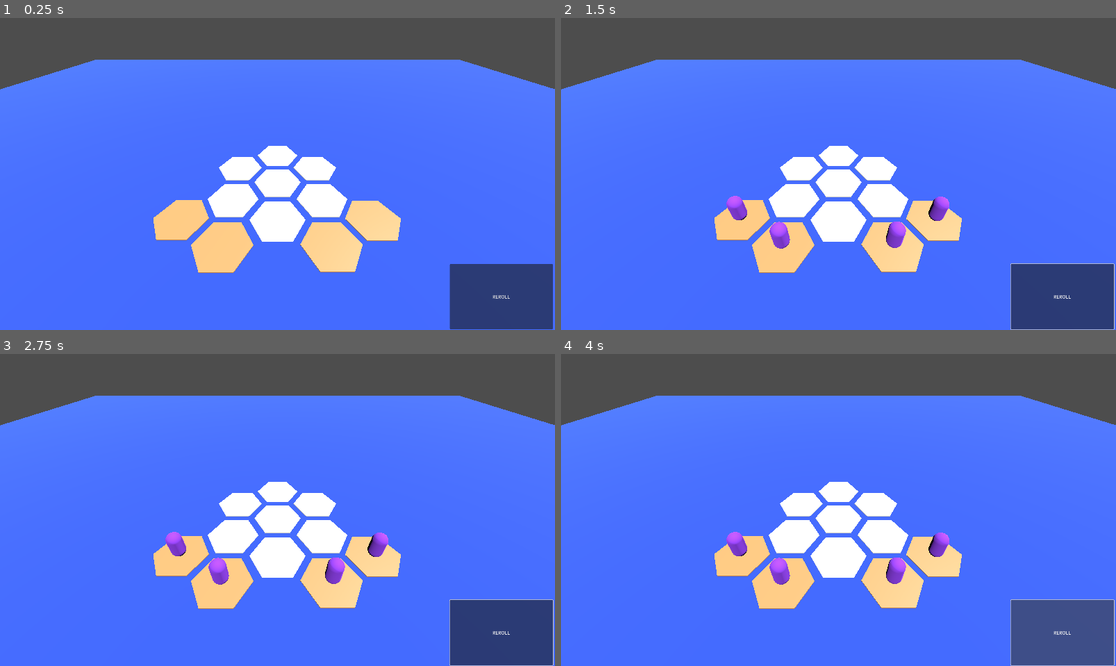
Above: before the commit, frames 1-4 (two rows, left to right).
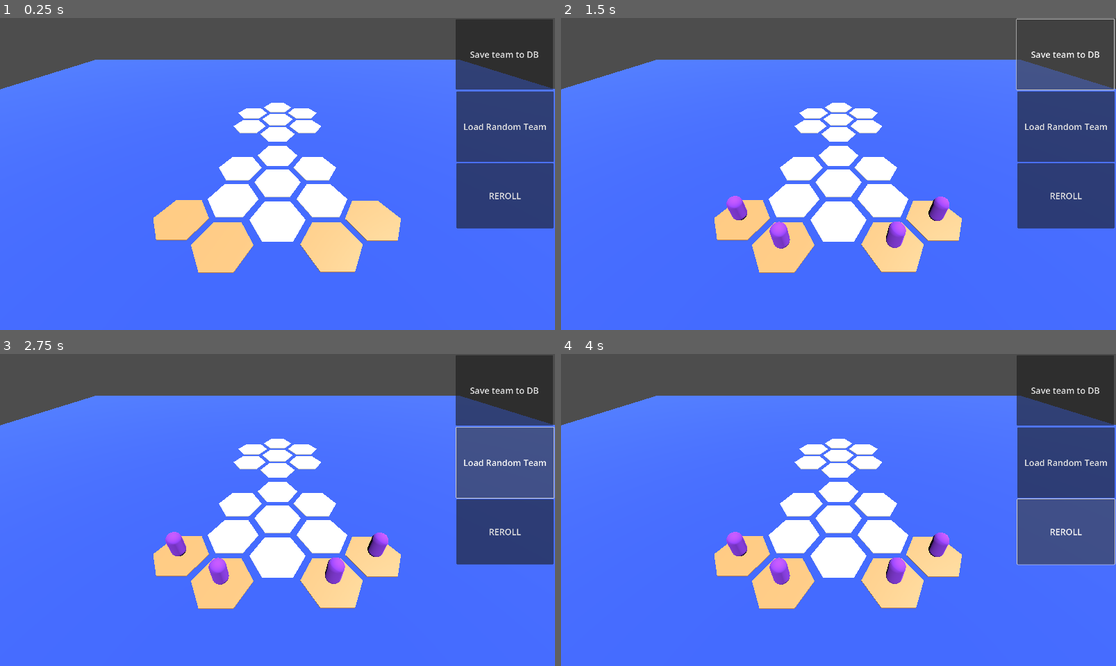
Above: after the commit, the same moments.

Repository: andrewdlanham/untitled-auto-battler
Game: Godot game, scene res://main.tscn
Same seed, same stepped clock (60 frames per second), same inputs: the game is played once before the commit and once after it.
Inputs (mouse positions are in pixels of both pictures, inside the frame that each line leads up to):
- Up to frame 1 (0.25 s): no input
- Up to frame 2 (1.5 s): click "REROLL" at 0.5 s; click (1066, 55) at 1.25 s, where only the run after the commit has a clickable "Save team to DB"
- Up to frame 3 (2.75 s): click (505, 463) at 2 s, where only the run after the commit has a clickable "Load Random Team"
- Up to frame 4 (4 s): click "REROLL" at 2.75 s; click "REROLL" at 3.5 s

The runs differ from the first frame. In frame 1, 17% of the frame differs, in the area x 42-100%, y 0-100%; in frame 2, 14%; in frame 3, 17%; in frame 4, 17%.
Error after the commit: Compile Error: (res://data_manager.gd:-1)

Commit message:
Added basic database functions
- Save current team to DB
- Load random team from DB

Diff:
--- a/auto-battler/Units/test-unit.tscn
+++ b/auto-battler/Units/test_unit.tscn
@@ -13,7 +13,8 @@
 height = 1.0
 
 [node name="Test Unit" type="Node3D"]
-script = ExtResource("1_v3j0k")
+script = ExtResource("1_xj3mh")
+unit_name = "test_unit"
 
 [node name="HealthLabel" type="Label3D" parent="."]
 transform = Transform3D(1, 0, 0, 0, 1, 0, 0, 0, 1, 0, 0.87589, 0)
--- a/auto-battler/Units/unit.gd
+++ b/auto-battler/Units/unit.gd
@@ -5,6 +5,7 @@
 @export var health : float = 100.00
 @export var cost : int = 1
 @export var rarity : int = 1
+@export var attack_range : int = 1
 @onready var health_label: Label3D = $HealthLabel
 
 var current_hex : Hex
@@ -16,3 +17,21 @@
 # Called every frame. 'delta' is the elapsed time since the previous frame.
 func _process(_delta: float) -> void:
 	pass
+
+func snap_to_nearest_hex():
+	var closest_snap_point = null
+	var closest_snap_distance = INF
+	for snap_point in get_tree().get_nodes_in_group("Snap Points"):
+		var snap_point_origin = snap_point.global_transform.origin
+		var distance_to_snap_point = self.position.distance_to(snap_point_origin)
+		if distance_to_snap_point < closest_snap_distance:
+			closest_snap_distance = distance_to_snap_point
+			closest_snap_point = snap_point
+
+	# Snap to hex
+	self.position = closest_snap_point.global_transform.origin
+
+	# Set reference to unit on hex
+	self.current_hex.unit_on_hex = null
+	closest_snap_point.get_parent().unit_on_hex = self
+	self.current_hex = closest_snap_point.get_parent()
--- /dev/null
+++ b/auto-battler/data_manager.gd
@@ -0,0 +1,89 @@
+extends Node
+
+var request_headers
+
+func _ready():
+	%HTTPRequest.request_completed.connect(_on_request_completed)
+
+	request_headers = [
+		"apikey: " + DBFunc.SUPABASE_KEY,
+		"Authorization: Bearer " + DBFunc.SUPABASE_KEY,
+		"Content-Type: application/json"
+	]
+
+	var url = DBFunc.SUPABASE_URL + "/rest/v1/Teams?select=*"
+
+func get_unit_info(unit : Unit):
+	var unit_info = {
+		"unit_name" : unit.unit_name,
+		"hex_id" : unit.current_hex.hex_id
+		}
+	return unit_info
+
+func get_unit_info_array():
+	var unit_info_array = []
+	for unit in %PlayerUnits.get_children():
+		unit_info_array.append(get_unit_info(unit))
+	return unit_info_array
+
+func _on_store_team_in_db_pressed() -> void:
+	store_team_in_db()
+
+func _on_load_random_team_pressed() -> void:
+
+	%HTTPRequest.request_completed.connect(_on_get_random_team_completed)
+	var url = DBFunc.SUPABASE_URL + "/rest/v1/rpc/get_random_team"
+	%HTTPRequest.request(url, request_headers, HTTPClient.METHOD_GET)
+
+
+func _on_request_completed(result, response_code, headers, body):
+	var response_text = body.get_string_from_utf8()
+	if response_code == 200:
+		var json = JSON.new()
+		var parse_result = json.parse(response_text)
+		if parse_result == OK:
+			var data = json.data
+			print("Data received from Supabase: ", data)
+
+		else:
+			print("Failed to parse JSON response")
+	else:
+		print("Response code: ", response_code)
+		print(response_text)
+
+func _on_get_random_team_completed(result, response_code, headers, body):
+	var response_text = body.get_string_from_utf8()
+	print("Response code: ", response_code)
+	print(response_text)
+	construct_enemy_team(response_text)
+
+
+func store_team_in_db():
+	var data_to_enter = JSON.stringify(
+		[
+			{
+				"units" : get_unit_info_array()
+			}
+		]
+	)
+
+	var url = DBFunc.SUPABASE_URL + "/rest/v1/Teams"
+
+	%HTTPRequest.request(url, request_headers, HTTPClient.METHOD_POST, data_to_enter)
+
+func construct_enemy_team(team_string):
+	print("construct_enemy_team()")
+	var team = JSON.parse_string(team_string)
+	var team_data = team[0]
+	var units_array = team_data["units"]
+
+	for unit in units_array:
+		var unit_scene = load("res://Units/" + unit["unit_name"] + ".tscn")
+		var new_unit = unit_scene.instantiate()
+		for enemy_hex in %EnemyHexes.get_children():
+			if enemy_hex.hex_id == unit["hex_id"]:
+				new_unit.current_hex = enemy_hex
+				new_unit.position = enemy_hex.position
+				get_tree().get_root().add_child(new_unit)
+				print(str(unit) + " added to the scene!")
+				new_unit.snap_to_nearest_hex()
--- a/auto-battler/drag_and_drop.gd
+++ b/auto-battler/drag_and_drop.gd
@@ -4,8 +4,6 @@
 const UNIT_MASK = 1
 const FLOOR_MASK = 2
 const UNIT_FLOOR_MASK = 3	# Enables both layers 1 and 2
-
-@onready var camera: Camera3D = %Camera3D
 
 var is_dragging
 var dragged_object
@@ -35,7 +33,7 @@
 		if is_dragging:
 			raycast_collision_mask = UNIT_MASK
 			is_dragging = false
-			snap_object_to_nearest_space(dragged_object)
+			dragged_object.snap_to_nearest_hex()
 			dragged_object_collision_shape.set_disabled(false)
 			dragged_object = null
 			dragged_object_collision_shape = null
@@ -46,8 +44,8 @@
 	var space_state = get_world_3d().direct_space_state
 	var mouse_position = get_viewport().get_mouse_position()
 
-	var ray_start_point = camera.project_ray_origin(mouse_position)
-	var ray_end_point = ray_start_point + camera.project_ray_normal(mouse_position) * RAY_LENGTH
+	var ray_start_point = %MainCamera.project_ray_origin(mouse_position)
+	var ray_end_point = ray_start_point + %MainCamera.project_ray_normal(mouse_position) * RAY_LENGTH
 	var ray_query = PhysicsRayQueryParameters3D.create(ray_start_point, ray_end_point)
 	ray_query.collide_with_areas = true
 	ray_query.collide_with_bodies = true
@@ -67,21 +65,3 @@
 			dragged_object.global_position.y,
 			updated_position.z
 		)
-
-func snap_object_to_nearest_space(object_to_snap):
-	var closest_snap_point = null
-	var closest_snap_distance = INF
-	for snap_point in get_tree().get_nodes_in_group("Snap Points"):
-		var snap_point_origin = snap_point.global_transform.origin
-		var distance_to_snap_point = object_to_snap.position.distance_to(snap_point_origin)
-		if distance_to_snap_point < closest_snap_distance:
-			closest_snap_distance = distance_to_snap_point
-			closest_snap_point = snap_point
-
-	# Snap to hex
-	object_to_snap.position = closest_snap_point.global_transform.origin
-
-	# Set reference to unit on hex
-	object_to_snap.current_hex.unit_on_hex = null
-	closest_snap_point.get_parent().unit_on_hex = object_to_snap
-	object_to_snap.current_hex = closest_snap_point.get_parent()
--- a/auto-battler/hex.gd
+++ b/auto-battler/hex.gd
@@ -3,6 +3,7 @@
 
 @onready var snap_point: Node3D = $"Snap Point"
 var unit_on_hex : Unit
+@export var hex_id : String
 
 # Called when the node enters the scene tree for the first time.
 func _ready() -> void:
--- a/auto-battler/main.tscn
+++ b/auto-battler/main.tscn
@@ -1,5 +1,6 @@
-[gd_scene load_steps=6 format=3 uid="uid://csn7bknrr6t3c"]
+[gd_scene load_steps=7 format=3 uid="uid://csn7bknrr6t3c"]
 
+[ext_resource type="Script" path="res://data_manager.gd" id="1_vrtvw"]
 [ext_resource type="Script" path="res://shop_manager.gd" id="2_040jo"]
 [ext_resource type="Script" path="res://drag_and_drop.gd" id="3_ep364"]
 [ext_resource type="PackedScene" uid="uid://clqif3kperjc0" path="res://shop_hex.tscn" id="3_m7c5a"]
@@ -8,13 +9,101 @@
 
 [node name="Main" type="Node3D"]
 
+[node name="HTTPRequest" type="HTTPRequest" parent="."]
+unique_name_in_owner = true
+
+[node name="DataManager" type="Node" parent="."]
+script = ExtResource("1_vrtvw")
+
 [node name="DragDropManager" type="Node3D" parent="."]
 script = ExtResource("3_ep364")
 
 [node name="ShopManager" type="Node" parent="."]
 script = ExtResource("2_040jo")
 
-[node name="Camera3D" type="Camera3D" parent="."]
+[node name="PlayerUnits" type="Node" parent="."]
+unique_name_in_owner = true
+
+[node name="Hexes" type="Node" parent="."]
+
+[node name="PlayerHexes" type="Node" parent="Hexes"]
+unique_name_in_owner = true
+
+[node name="HexA" parent="Hexes/PlayerHexes" instance=ExtResource("5_ylrse")]
+transform = Transform3D(-4.37114e-08, 0, 1, 0, 1, 0, -1, 0, -4.37114e-08, 0, 0, -2)
+hex_id = "A"
+
+[node name="HexB" parent="Hexes/PlayerHexes" instance=ExtResource("5_ylrse")]
+transform = Transform3D(-4.37114e-08, 0, 1, 0, 1, 0, -1, 0, -4.37114e-08, -1.75, 0, -1)
+hex_id = "B"
+
+[node name="HexC" parent="Hexes/PlayerHexes" instance=ExtResource("5_ylrse")]
+transform = Transform3D(-4.37114e-08, 0, 1, 0, 1, 0, -1, 0, -4.37114e-08, 0, 0, 0)
+hex_id = "C"
+
+[node name="HexD" parent="Hexes/PlayerHexes" instance=ExtResource("5_ylrse")]
+transform = Transform3D(-4.37114e-08, 0, 1, 0, 1, 0, -1, 0, -4.37114e-08, 1.75, 0, -1)
+hex_id = "D"
+
+[node name="HexE" parent="Hexes/PlayerHexes" instance=ExtResource("5_ylrse")]
+transform = Transform3D(-4.37114e-08, 0, 1, 0, 1, 0, -1, 0, -4.37114e-08, -1.75, 0, 1)
+hex_id = "E"
+
+[node name="HexF" parent="Hexes/PlayerHexes" instance=ExtResource("5_ylrse")]
+transform = Transform3D(-4.37114e-08, 0, 1, 0, 1, 0, -1, 0, -4.37114e-08, 0, 0, 2)
+hex_id = "F"
+
+[node name="HexG" parent="Hexes/PlayerHexes" instance=ExtResource("5_ylrse")]
+transform = Transform3D(-4.37114e-08, 0, 1, 0, 1, 0, -1, 0, -4.37114e-08, 1.75, 0, 1)
+hex_id = "G"
+
+[node name="EnemyHexes" type="Node" parent="Hexes"]
+unique_name_in_owner = true
+
+[node name="HexA" parent="Hexes/EnemyHexes" instance=ExtResource("5_ylrse")]
+transform = Transform3D(-0.000593293, 0, -1, 0, 1, 0, 1, 0, -0.000593293, -0.00118667, 0, -4.21583)
+hex_id = "A"
+
+[node name="HexB" parent="Hexes/EnemyHexes" instance=ExtResource("5_ylrse")]
+transform = Transform3D(-0.000593293, 0, -1, 0, 1, 0, 1, 0, -0.000593293, 1.74941, 0, -5.21479)
+hex_id = "B"
+
+[node name="HexC" parent="Hexes/EnemyHexes" instance=ExtResource("5_ylrse")]
+transform = Transform3D(-0.000593293, 0, -1, 0, 1, 0, 1, 0, -0.000593293, 0, 0, -6.21583)
+hex_id = "C"
+
+[node name="HexD" parent="Hexes/EnemyHexes" instance=ExtResource("5_ylrse")]
+transform = Transform3D(-0.000593293, 0, -1, 0, 1, 0, 1, 0, -0.000593293, -1.75059, 0, -5.21687)
+hex_id = "D"
+
+[node name="HexE" parent="Hexes/EnemyHexes" instance=ExtResource("5_ylrse")]
+transform = Transform3D(-0.000593293, 0, -1, 0, 1, 0, 1, 0, -0.000593293, 1.75059, 0, -7.21479)
+hex_id = "E"
+
+[node name="HexF" parent="Hexes/EnemyHexes" instance=ExtResource("5_ylrse")]
+transform = Transform3D(-0.000593293, 0, -1, 0, 1, 0, 1, 0, -0.000593293, 0.00118667, 0, -8.21583)
+hex_id = "F"
+
+[node name="HexG" parent="Hexes/EnemyHexes" instance=ExtResource("5_ylrse")]
+transform = Transform3D(-0.000593293, 0, -1, 0, 1, 0, 1, 0, -0.000593293, -1.74941, 0, -7.21687)
+hex_id = "G"
+
+[node name="ShopHexes" type="Node" parent="Hexes"]
+unique_name_in_owner = true
+
+[node name="ShopHex" parent="Hexes/ShopHexes" instance=ExtResource("3_m7c5a")]
+transform = Transform3D(-4.37114e-08, 0, 1, 0, 1, 0, -1, 0, -4.37114e-08, 1.73018, 0, 2.96599)
+
+[node name="ShopHex2" parent="Hexes/ShopHexes" instance=ExtResource("3_m7c5a")]
+transform = Transform3D(-4.37114e-08, 0, 1, 0, 1, 0, -1, 0, -4.37114e-08, 3.41756, 0, 1.95449)
+
+[node name="ShopHex3" parent="Hexes/ShopHexes" instance=ExtResource("3_m7c5a")]
+transform = Transform3D(-4.37114e-08, 0, 1, 0, 1, 0, -1, 0, -4.37114e-08, -1.76478, 0, 2.98589)
+
+[node name="ShopHex4" parent="Hexes/ShopHexes" instance=ExtResource("3_m7c5a")]
+transform = Transform3D(-4.37114e-08, 0, 1, 0, 1, 0, -1, 0, -4.37114e-08, -3.46315, 0, 1.92876)
+
+[node name="MainCamera" type="Camera3D" parent="."]
 unique_name_in_owner = true
 transform = Transform3D(1, 0, 0, 0, 0.766044, 0.642788, 0, -0.642788, 0.766044, 0, 6, 6.5)
 
@@ -24,52 +113,34 @@
 [node name="DirectionalLight3D2" type="DirectionalLight3D" parent="."]
 transform = Transform3D(-0.474196, -0.738925, 0.478673, 0, 0.543687, 0.839288, -0.880419, 0.397987, -0.257814, -2.60183, 3.68417, 6.09888)
 
-[node name="ActiveBoard" type="Node" parent="."]
-
-[node name="Hex" parent="ActiveBoard" instance=ExtResource("5_ylrse")]
-transform = Transform3D(-4.37114e-08, 0, 1, 0, 1, 0, -1, 0, -4.37114e-08, 0, 0, 0)
-
-[node name="Hex2" parent="ActiveBoard" instance=ExtResource("5_ylrse")]
-transform = Transform3D(-4.37114e-08, 0, 1, 0, 1, 0, -1, 0, -4.37114e-08, 0, 0, 2)
-
-[node name="Hex3" parent="ActiveBoard" instance=ExtResource("5_ylrse")]
-transform = Transform3D(-4.37114e-08, 0, 1, 0, 1, 0, -1, 0, -4.37114e-08, 0, 0, -2)
-
-[node name="Hex4" parent="ActiveBoard" instance=ExtResource("5_ylrse")]
-transform = Transform3D(-4.37114e-08, 0, 1, 0, 1, 0, -1, 0, -4.37114e-08, 1.75, 0, -1)
-
-[node name="Hex5" parent="ActiveBoard" instance=ExtResource("5_ylrse")]
-transform = Transform3D(-4.37114e-08, 0, 1, 0, 1, 0, -1, 0, -4.37114e-08, 1.75, 0, 1)
-
-[node name="Hex6" parent="ActiveBoard" instance=ExtResource("5_ylrse")]
-transform = Transform3D(-4.37114e-08, 0, 1, 0, 1, 0, -1, 0, -4.37114e-08, -1.75, 0, -1)
-
-[node name="Hex7" parent="ActiveBoard" instance=ExtResource("5_ylrse")]
-transform = Transform3D(-4.37114e-08, 0, 1, 0, 1, 0, -1, 0, -4.37114e-08, -1.75, 0, 1)
-
-[node name="ShopHexes" type="Node" parent="."]
-
-[node name="ShopHex" parent="ShopHexes" instance=ExtResource("3_m7c5a")]
-transform = Transform3D(-4.37114e-08, 0, 1, 0, 1, 0, -1, 0, -4.37114e-08, 1.73018, 0, 2.96599)
-
-[node name="ShopHex2" parent="ShopHexes" instance=ExtResource("3_m7c5a")]
-transform = Transform3D(-4.37114e-08, 0, 1, 0, 1, 0, -1, 0, -4.37114e-08, 3.41756, 0, 1.95449)
-
-[node name="ShopHex3" parent="ShopHexes" instance=ExtResource("3_m7c5a")]
-transform = Transform3D(-4.37114e-08, 0, 1, 0, 1, 0, -1, 0, -4.37114e-08, -1.76478, 0, 2.98589)
-
-[node name="ShopHex4" parent="ShopHexes" instance=ExtResource("3_m7c5a")]
-transform = Transform3D(-4.37114e-08, 0, 1, 0, 1, 0, -1, 0, -4.37114e-08, -3.46315, 0, 1.92876)
-
 [node name="Floor" parent="." instance=ExtResource("4_luv8w")]
 transform = Transform3D(5, 0, 0, 0, 5, 0, 0, 0, 5, 0, -0.2, 0)
 
+[node name="StoreTeamInDB" type="Button" parent="."]
+offset_left = 1577.0
+offset_top = 4.0
+offset_right = 1913.0
+offset_bottom = 248.0
+theme_override_font_sizes/font_size = 30
+text = "Save team to DB"
+
+[node name="LoadRandomTeam" type="Button" parent="."]
+offset_left = 1579.0
+offset_top = 254.0
+offset_right = 1916.0
+offset_bottom = 498.0
+theme_override_font_sizes/font_size = 30
+text = "Load Random Team"
+
 [node name="RollShopButton" type="Button" parent="."]
-offset_left = 1556.0
-offset_top = 852.0
-offset_right = 1913.0
-offset_bottom = 1077.0
+offset_left = 1579.0
+offset_top = 503.0
+offset_right = 1915.0
+offset_bottom = 728.0
+theme_override_font_sizes/font_size = 30
 text = "REROLL
 "
 
+[connection signal="pressed" from="StoreTeamInDB" to="DataManager" method="_on_store_team_in_db_pressed"]
+[connection signal="pressed" from="LoadRandomTeam" to="DataManager" method="_on_load_random_team_pressed"]
 [connection signal="pressed" from="RollShopButton" to="ShopManager" method="_on_roll_shop_button_pressed"]
--- a/auto-battler/project.godot
+++ b/auto-battler/project.godot
@@ -14,6 +14,10 @@
 run/main_scene="res://main.tscn"
 config/features=PackedStringArray("4.3", "GL Compatibility")
 config/icon="res://icon.svg"
+
+[autoload]
+
+DBFunc="*res://Database/db_functions.gd"
 
 [display]
 
--- a/auto-battler/shop_manager.gd
+++ b/auto-battler/shop_manager.gd
@@ -1,8 +1,6 @@
 extends Node
 
-@onready var shop_hexes: Node = $"../ShopHexes"
-
-var test_unit = preload("res://Units/test-unit.tscn")
+var test_unit = preload("res://Units/test_unit.tscn")
 
 # Called when the node enters the scene tree for the first time.
 func _ready() -> void:
@@ -16,7 +14,7 @@
 
 func _on_roll_shop_button_pressed() -> void:
 	print("Rolling shop...")
-	for shop_hex in shop_hexes.get_children():
+	for shop_hex in %ShopHexes.get_children():
 		# Remove previous unit
 		shop_hex.free_unit_on_hex()
 		# Add new random unit
@@ -24,4 +22,4 @@
 		new_unit.position = shop_hex.snap_point.global_transform.origin
 		shop_hex.unit_on_hex = new_unit
 		new_unit.current_hex = shop_hex
-		get_tree().get_root().add_child(new_unit)
+		%PlayerUnits.add_child(new_unit)
Not shown: 1 places in auto-battler/Units/test_unit.tscn that only renumber resources
Not shown, changed: auto-battler/icon.svg.import
Not shown, changed: .DS_Store
Not shown, changed: .gitignore
Not shown, changed: auto-battler/.DS_Store
